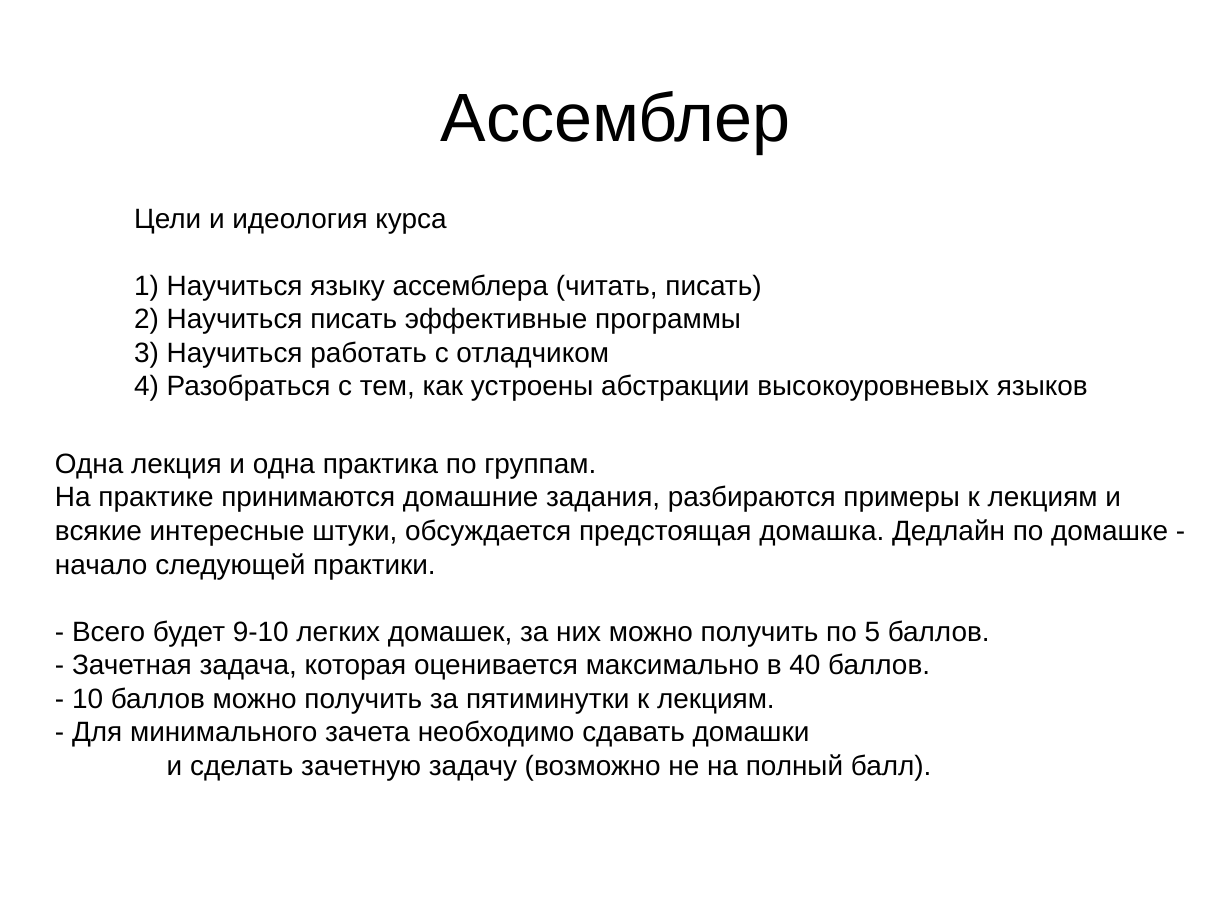
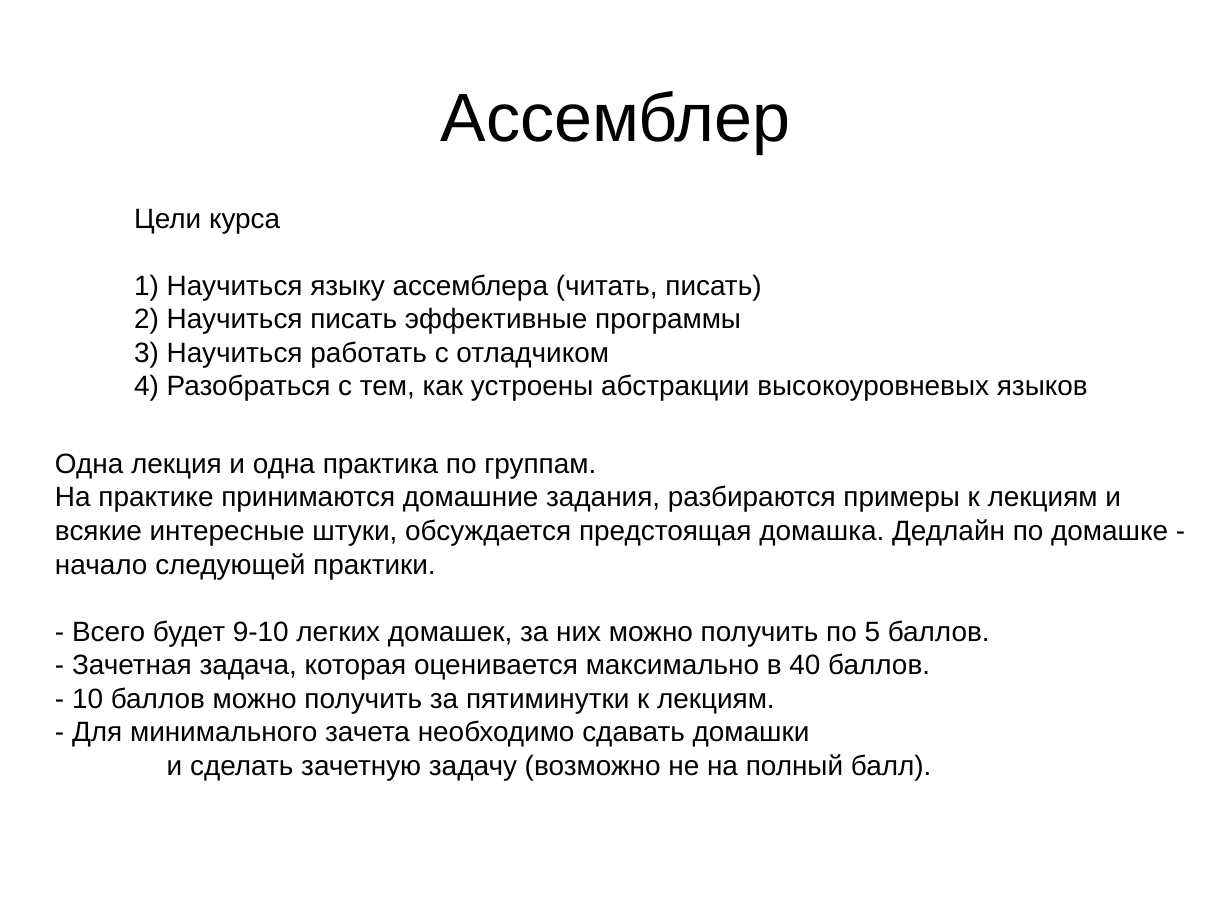
Before and after one commit to Ktrn-Pnt/Assembly_Course, a slide deck: slide 2 of 1.odp. Drawn at 1232x924 pixels with LibreOffice and Linux fonts; fonts in the diff are those of the drawing. Boxes give left, top, right and bottom in pixels: in the first picture for what was removed or moved away, otherwise in the second. Text is boxed around its words. In the diff, an @@ line names an element or a change of style, - is before the commit and + after.

```diff
--- a/1.odp
+++ b/1.odp
@@ text at bbox=[134, 208, 280, 233]: text changed @@
-Цели и идеология курса
+Цели курса
```
